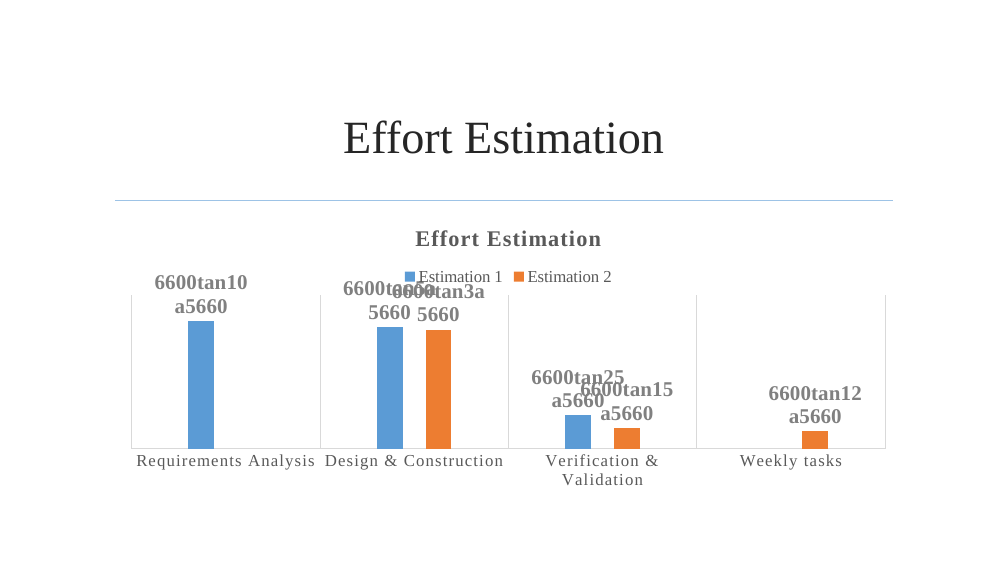
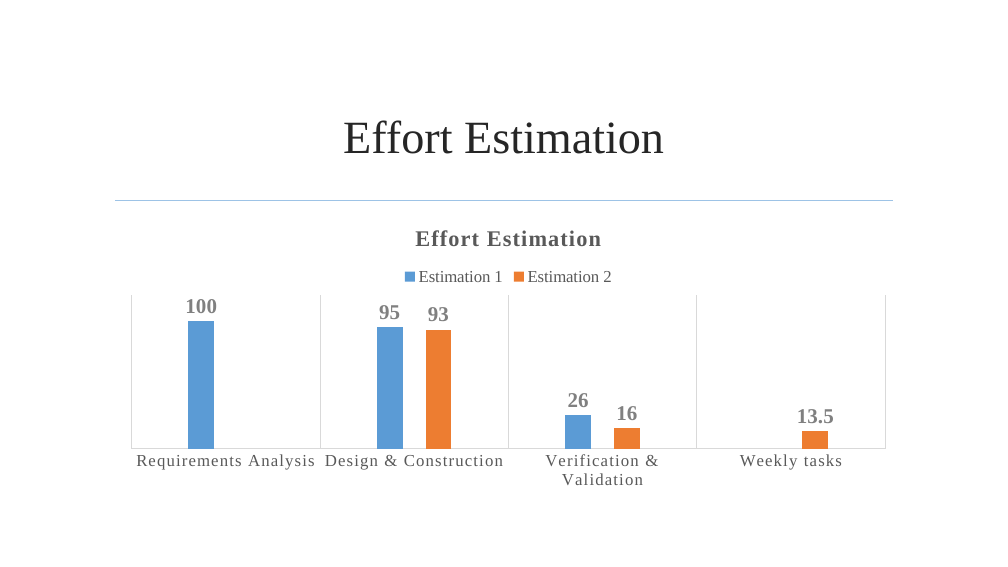
Before and after one commit to jmgirao/projetosoftware1213, a slide deck: slide 15 of Final Presentation/Presentation.pptx (slide 17 before the commit). Drawn at 1008x567 pixels with LibreOffice and Linux fonts; fonts in the diff are those of the drawing; background and template pictures are left out. Boxes give left, top, right and bottom in pixels: in the first picture for what was removed or moved away, otherwise in the second. Text is boxed around its words. In the diff, an @@ line names an element or a change of style, - is before the commit and + after.

```diff
--- a/Final Presentation/Presentation.pptx
+++ b/Final Presentation/Presentation.pptx
@@ column chart at bbox=[116, 211, 901, 495] @@
@@ title "Effort Estimation" to "Effort Estimation " @@
@@ data labels of Estimation 1 changed @@
@@ data labels of Estimation 2 changed @@
@@ value axis changed @@
```
Also in this commit, not shown: 3 other slides changed, 3 slides removed.
